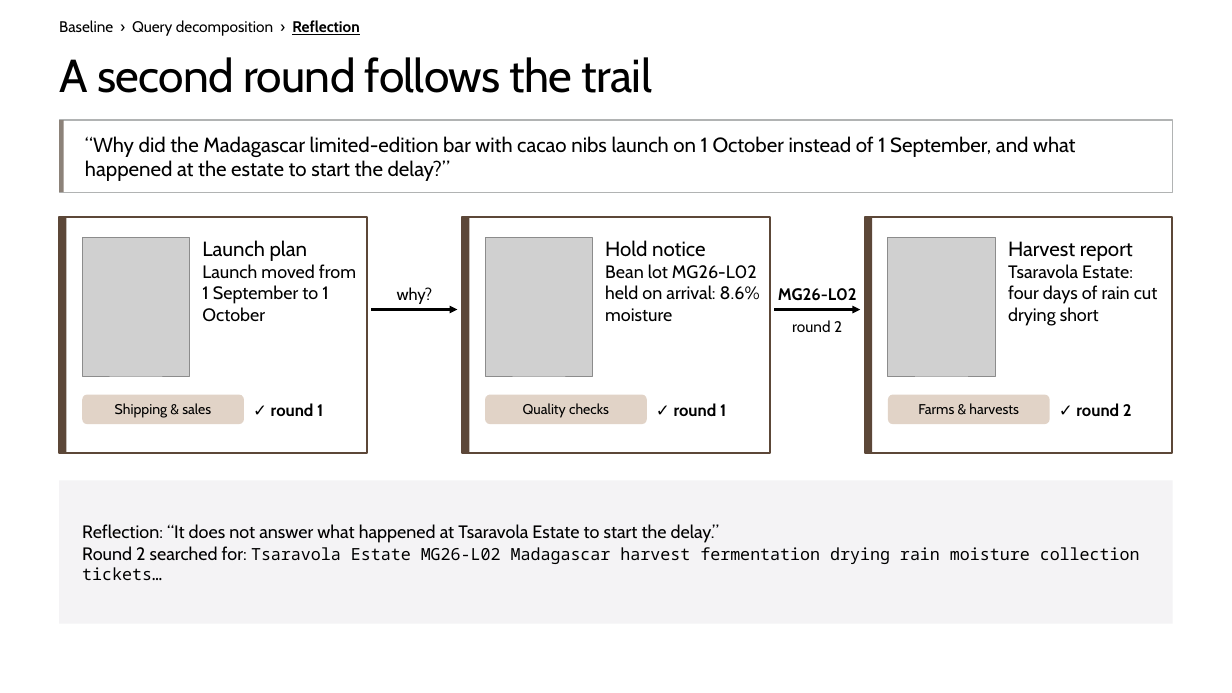
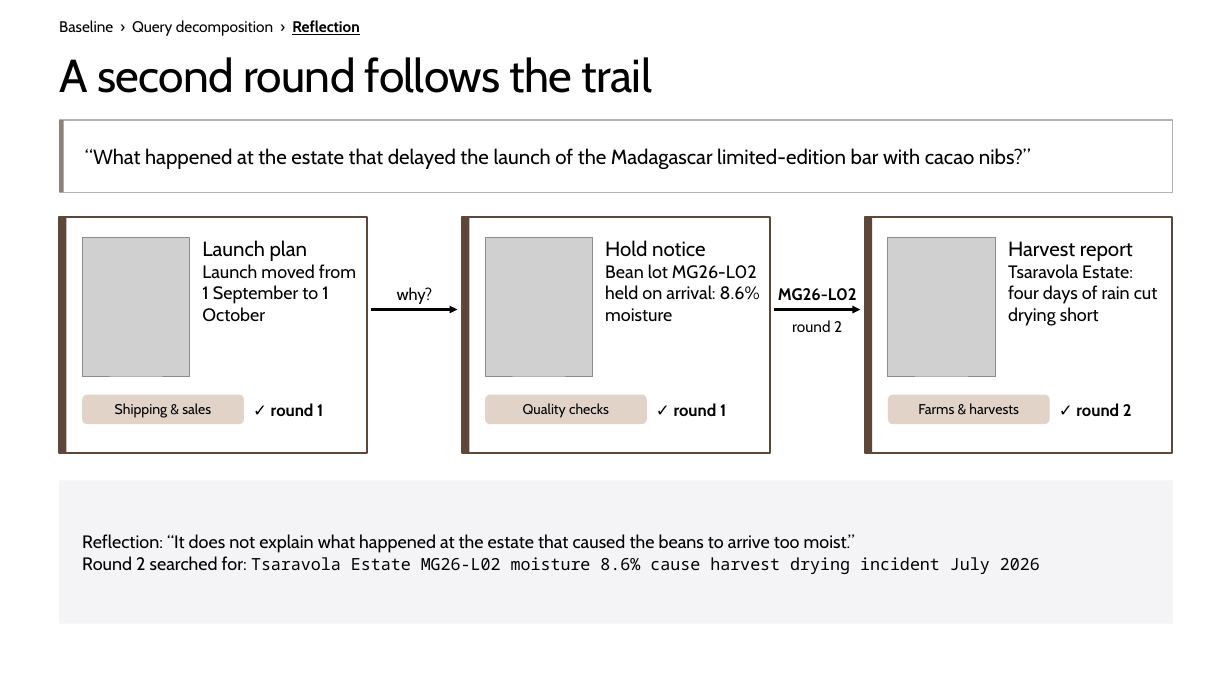
Before and after one commit to microsoft/ignite26-BRK300-building-agentic-retrieval-from-diy-to-foundry-iq, a slide deck: slide 22 of IgniteBRK300-WorkingDeck.pptx (slide 21 before the commit). Drawn at 1232x693 pixels with LibreOffice and Linux fonts; fonts in the diff are those of the drawing; grey boxes stand for pictures; background and template pictures are left out. Boxes give left, top, right and bottom in pixels: in the first picture for what was removed or moved away, otherwise in the second. Text is boxed around its words. In the diff, an @@ line names an element or a change of style, - is before the commit and + after.

```diff
--- a/IgniteBRK300-WorkingDeck.pptx
+++ b/IgniteBRK300-WorkingDeck.pptx
@@ text at (x1=85, y1=148, x2=1031, y2=169): text changed @@
-“Why did the Madagascar limited-edition bar with cacao nibs launch on 1 October instead of 1 September, and what happened at the estate to start the delay?”
+“What happened at the estate that delayed the launch of the Madagascar limited-edition bar with cacao nibs?”
@@ text in rectangle at (x1=82, y1=534, x2=1040, y2=574): text changed @@
-Reflection: “It does not answer what happened at Tsaravola Estate to start the delay.”
-Round 2 searched for: Tsaravola Estate MG26-L02 Madagascar harvest fermentation drying rain moisture collection tickets…
+Reflection: “It does not explain what happened at the estate that caused the beans to arrive too moist.”
+Round 2 searched for: Tsaravola Estate MG26-L02 moisture 8.6% cause harvest drying incident July 2026
```
Also in this commit, not shown: 28 other slides changed, 3 slides added, 1 slide removed, 27 other files.
